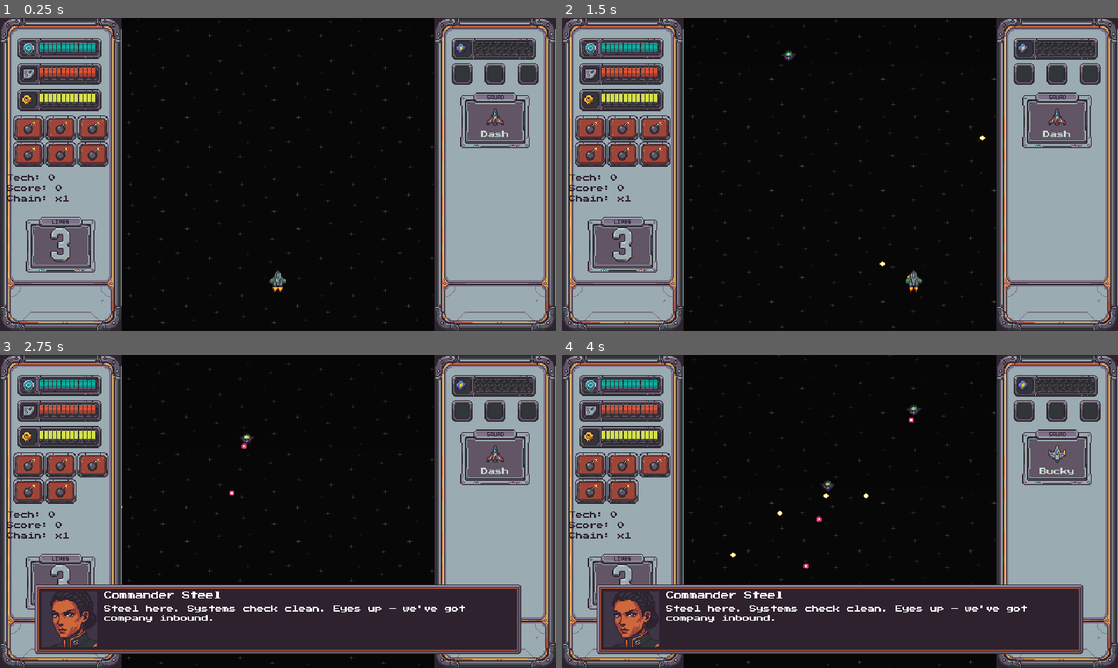
Above: before the commit, frames 1-4 (two rows, left to right).
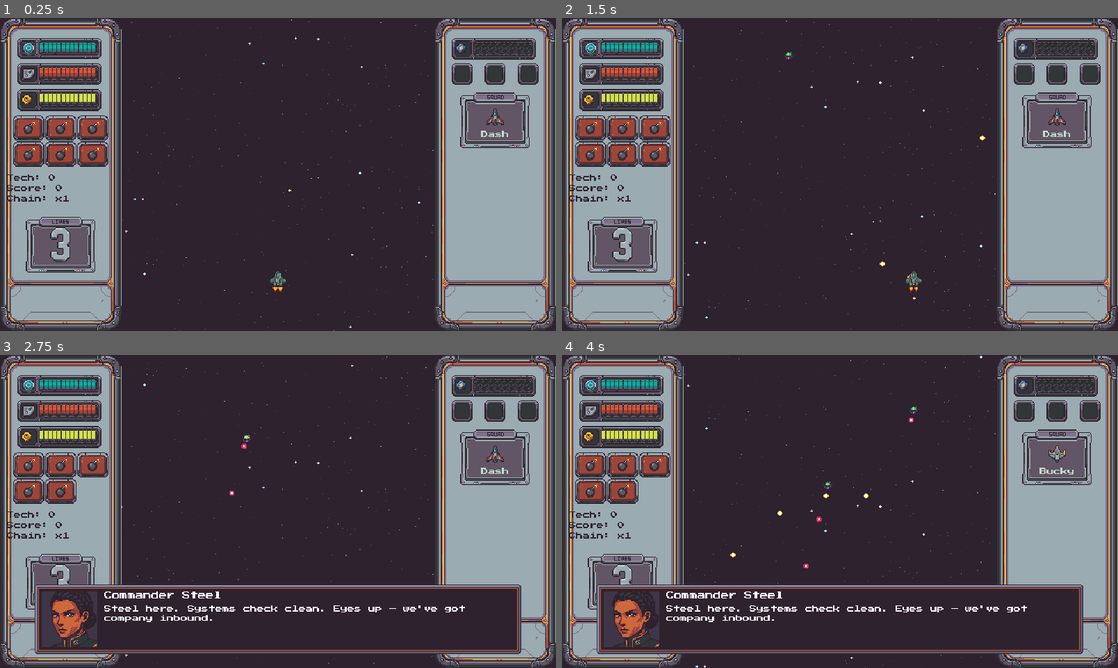
Above: after the commit, the same moments.

Repository: Funfetsunk/terra-intercept
Game: Godot game, scene res://scenes/levels/test_range.tscn
Two runs of this game, one before a commit and one after it. Both use one fixed random seed, a clock stepped at 60 frames per second and the inputs below. This scene is started directly instead of the project's main scene.
Inputs (mouse positions are in pixels of both pictures, inside the frame that each line leads up to):
- Up to frame 1 (0.25 s): no input
- Up to frame 2 (1.5 s): tap Enter (ui_accept) at 0.5, 0.77 s; move the mouse to (962, 158) at 0.52 s; hold D (p1_move_right) 0.53-1.25 s; click (962, 158) at 0.6 s; drag from (728, 190) to (912, 277) at 1.27 s
- Up to frame 3 (2.75 s): move the mouse to (333, 442) at 2.02 s; hold D (p1_move_right) from 2.03 s (still down); hold Space (p1_ordnance) from 2.03 s (still down)
- Up to frame 4 (4 s): release D (p1_move_right) at 2.75 s; release Space (p1_ordnance) at 2.75 s; drag from (812, 574) to (806, 439) at 2.77 s; move the mouse to (1006, 558) at 3.52 s; hold A (p1_move_left) from 3.53 s (still down); tap E (p1_squad_next) at 3.6 s; tap Enter (ui_accept) at 3.77 s

The runs differ from the first frame. In frame 1, 56% of the frame differs, in the area x 21-79%, y 0-100%; in frame 2, 56%; in frame 3, 43%; in frame 4, 43%.

Commit message:
Replace the last placeholder references in live scenes
- The default BackgroundLayer texture (used by the test range) is now a
  procedurally drawn palette starfield instead of the SHMUPED pack
  tile. The panel B default tint is white, and the test range's tints
  are cleared, so the art stays on palette.
- The player ship scene no longer points at the pack's five banking
  frames. They were always overwritten at runtime from ShipData. Its
  editor preview texture is now the real interceptor sprite.

Nothing in a live scene references art/placeholder/ any more.

Co-Authored-By: Claude Opus 5.5 <noreply@anthropic.com>
Claude-Session: https://claude.ai/code/session_01H357k7vYWoZ8XVmx2UrTn5

Diff:
--- a/scenes/levels/background_layer.gd
+++ b/scenes/levels/background_layer.gd
@@ -4,7 +4,7 @@
 @export var scroll_speed_multiplier: float = 1.0
 @export var panel_height: float = 360.0
 @export var panel_a_color: Color = Color(1.0, 1.0, 1.0, 1.0)
-@export var panel_b_color: Color = Color(0.82, 0.82, 0.92, 1.0)
+@export var panel_b_color: Color = Color(1.0, 1.0, 1.0, 1.0)
 ## Art for each panel. The two alternate as they scroll, so B's top edge must
 ## continue A's bottom edge and vice versa. Leave empty to keep the scene's texture.
 @export var panel_a_texture: Texture2D
--- a/scenes/levels/background_layer.tscn
+++ b/scenes/levels/background_layer.tscn
@@ -1,7 +1,7 @@
 [gd_scene format=3 uid="uid://ort4tmjdo7j"]
 
 [ext_resource type="Script" uid="uid://cktltf2ympqjm" path="res://scenes/levels/background_layer.gd" id="1_7axw6"]
-[ext_resource type="Texture2D" uid="uid://6yjeh7a63xjh" path="res://art/placeholder/shumped-asset-pack/background.png" id="2_p8kqg"]
+[ext_resource type="Texture2D" uid="uid://dk7cm1efmgucb" path="res://art/sprites/backgrounds/space/starfield.png" id="2_p8kqg"]
 
 [node name="BackgroundLayer" type="Node2D" unique_id=2071353270]
 script = ExtResource("1_7axw6")
--- a/scenes/levels/test_range.tscn
+++ b/scenes/levels/test_range.tscn
@@ -35,8 +35,7 @@
 
 [node name="FarLayer" parent="PlayfieldRoot/Background" unique_id=2071353270 instance=ExtResource("13_3vjr3")]
 scroll_speed_multiplier = 0.5
-panel_a_color = Color(0.06, 0.02, 0.09, 1)
-panel_b_color = Color(0.08, 0.03, 0.11, 1)
+panel_b_color = Color(1, 1, 1, 1)
 
 [node name="NearLayer" parent="PlayfieldRoot/Background" unique_id=1113152482 instance=ExtResource("13_3vjr3")]
 
--- a/scenes/player/player_ship.tscn
+++ b/scenes/player/player_ship.tscn
@@ -3,12 +3,8 @@
 [ext_resource type="Script" uid="uid://brvoh5s303sqb" path="res://scenes/player/player_ship.gd" id="1_dr6dc"]
 [ext_resource type="Resource" uid="uid://b3c6554j4do4e" path="res://data/ships/guardian_ship_data.tres" id="2_ykp3x"]
 [ext_resource type="Script" uid="uid://b5jrllxqn3mcp" path="res://scenes/specials/squad_special_vfx.gd" id="3_dr6dc"]
-[ext_resource type="Texture2D" uid="uid://44seuu2pqehq" path="res://art/placeholder/shumped-asset-pack/atlas/player_bank_full_left.tres" id="3_w6tu8"]
-[ext_resource type="Texture2D" uid="uid://c5kteiqrouwkq" path="res://art/placeholder/shumped-asset-pack/atlas/player_bank_slight_left.tres" id="4_jovkm"]
-[ext_resource type="Texture2D" uid="uid://ky2mtiyslm76" path="res://art/placeholder/shumped-asset-pack/atlas/player_bank_neutral.tres" id="4_ykp3x"]
-[ext_resource type="Texture2D" uid="uid://bb7udpta5lhe2" path="res://art/placeholder/shumped-asset-pack/atlas/player_bank_slight_right.tres" id="6_com77"]
-[ext_resource type="Texture2D" uid="uid://cno2limuing7l" path="res://art/placeholder/shumped-asset-pack/atlas/player_bank_full_right.tres" id="7_i4pg4"]
 [ext_resource type="SpriteFrames" uid="uid://cyyur8pm0lixu" path="res://art/sprites/player_ships/engine_flame_frames.tres" id="9_jovkm"]
+[ext_resource type="Texture2D" uid="uid://cc6rlnxudu58f" path="res://art/sprites/player_ships/interceptor.png" id="10_com77"]
 
 [sub_resource type="CircleShape2D" id="CircleShape2D_kjavq"]
 radius = 2.0
@@ -16,11 +12,6 @@
 [node name="PlayerShip" type="Node2D" unique_id=1276083379]
 script = ExtResource("1_dr6dc")
 data = ExtResource("2_ykp3x")
-bank_frame_full_left = ExtResource("3_w6tu8")
-bank_frame_slight_left = ExtResource("4_jovkm")
-bank_frame_neutral = ExtResource("4_ykp3x")
-bank_frame_slight_right = ExtResource("6_com77")
-bank_frame_full_right = ExtResource("7_i4pg4")
 
 [node name="Hitbox" type="Area2D" parent="." unique_id=1478547012]
 collision_mask = 0
@@ -45,4 +36,4 @@
 autoplay = "burn"
 
 [node name="Sprite" type="Sprite2D" parent="." unique_id=1504199181]
-texture = ExtResource("4_ykp3x")
+texture = ExtResource("10_com77")
Binary file added: art/sprites/backgrounds/space/starfield.png
Not shown, added: art/sprites/backgrounds/space/starfield.png.import
